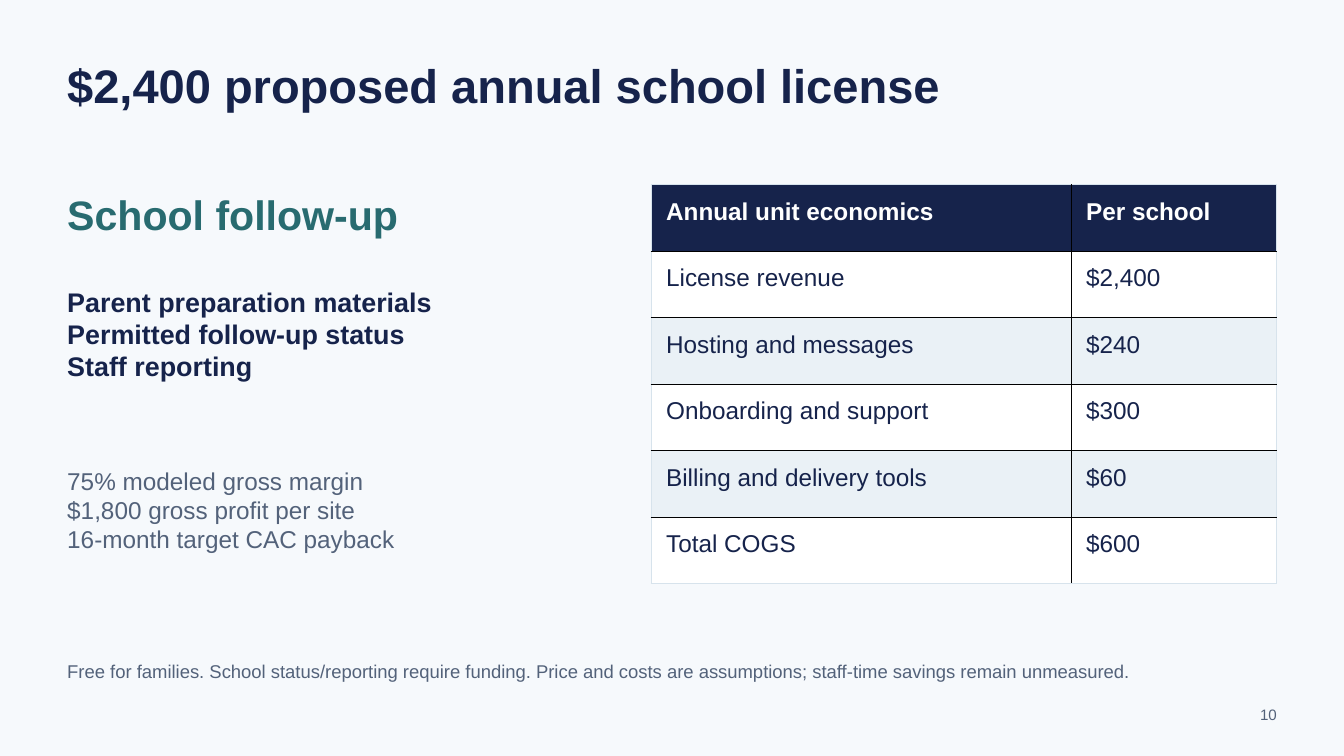
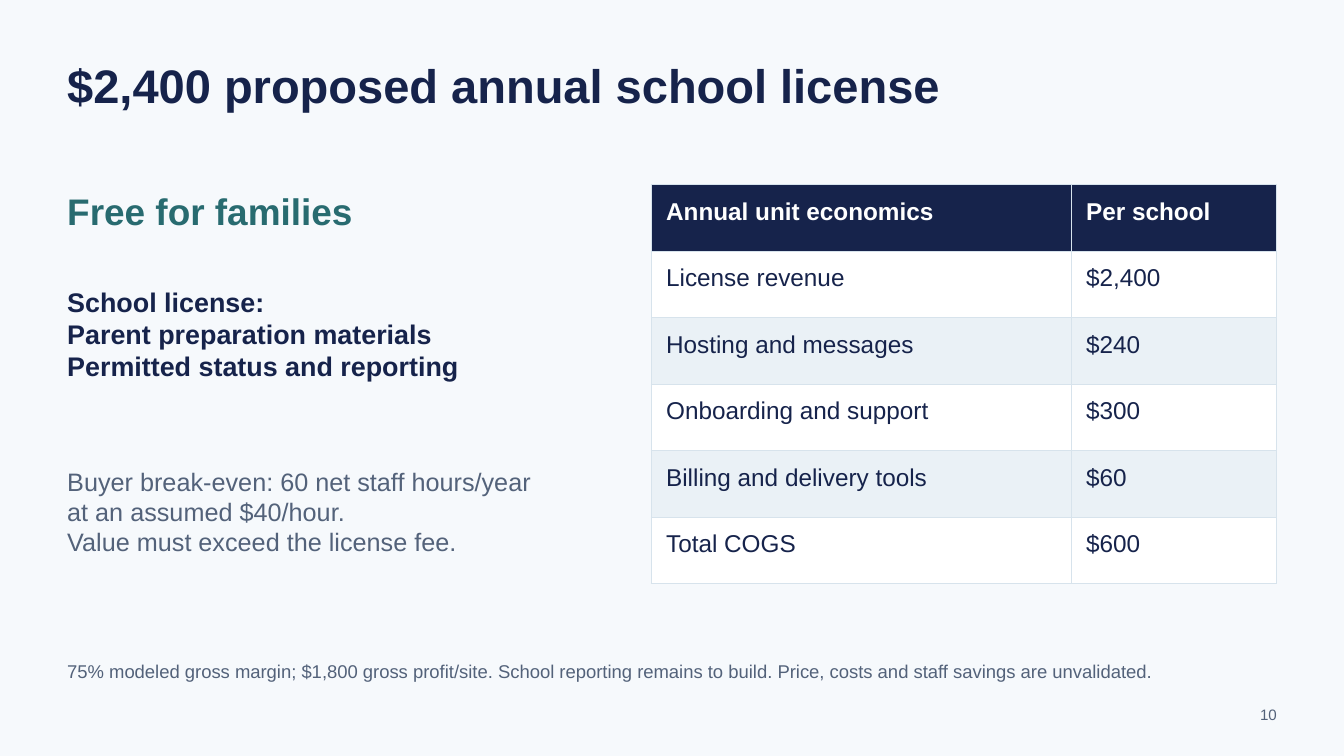
Before and after one commit to haydn-s/focal-technologies, a slide deck: slide 10 of docs/presentations/executive-pitch/Focal Family Executive Pitch - Final 12min.pptx. Drawn at 1344x756 pixels with LibreOffice and Linux fonts; fonts in the diff are those of the drawing. Boxes give left, top, right and bottom in pixels: in the first picture for what was removed or moved away, otherwise in the second. Text is boxed around its words. In the diff, an @@ line names an element or a change of style, - is before the commit and + after.

```diff
--- a/docs/presentations/executive-pitch/Focal Family Executive Pitch - Final 12min.pptx
+++ b/docs/presentations/executive-pitch/Focal Family Executive Pitch - Final 12min.pptx
@@ text at bbox=[67, 198, 353, 226]: text changed; size 36.8 to 33 pt @@
-School follow-up
+Free for families
@@ table at bbox=[651, 185, 1276, 584] @@
@@ borders changed @@
@@ text at bbox=[67, 292, 264, 313]: paragraph added @@
+School license:
@@ text at bbox=[67, 356, 458, 382]: text changed @@
-Permitted follow-up status
-Staff reporting
+Permitted status and reporting
@@ text at bbox=[67, 472, 531, 551]: text changed; size 21.8 to 22.5 pt @@
-75% modeled gross margin
-$1,800 gross profit per site
-16-month target CAC payback
+Buyer break-even: 60 net staff hours/year
+at an assumed $40/hour.
+Value must exceed the license fee.
@@ text at bbox=[67, 664, 1151, 682]: text changed @@
-Free for families. School status/reporting require funding. Price and costs are assumptions; staff-time savings remain unmeasured.
+75% modeled gross margin; $1,800 gross profit/site. School reporting remains to build. Price, costs and staff savings are unvalidated.
```
Also in this commit, not shown: 18 other slides changed, 10 other files.
